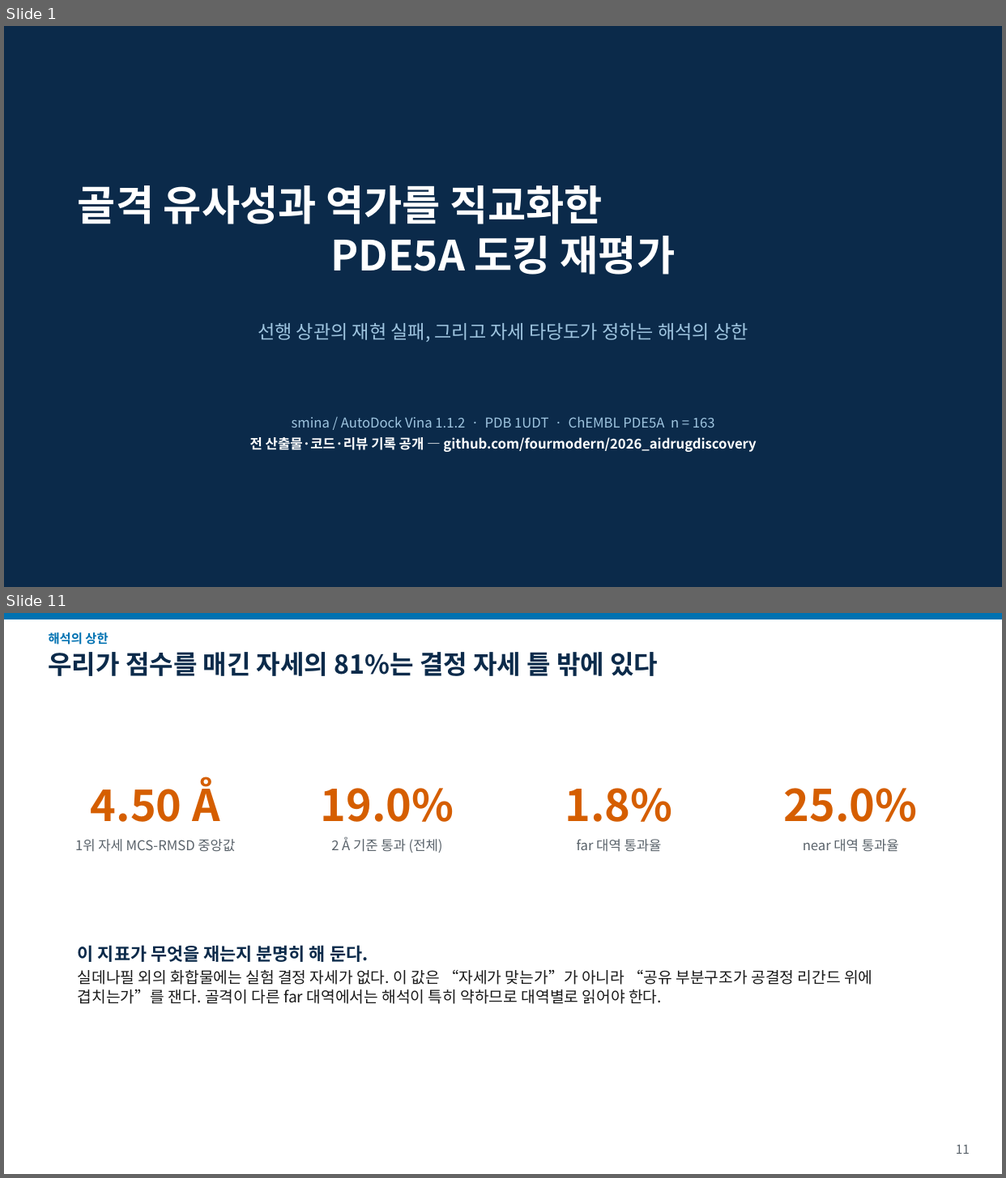
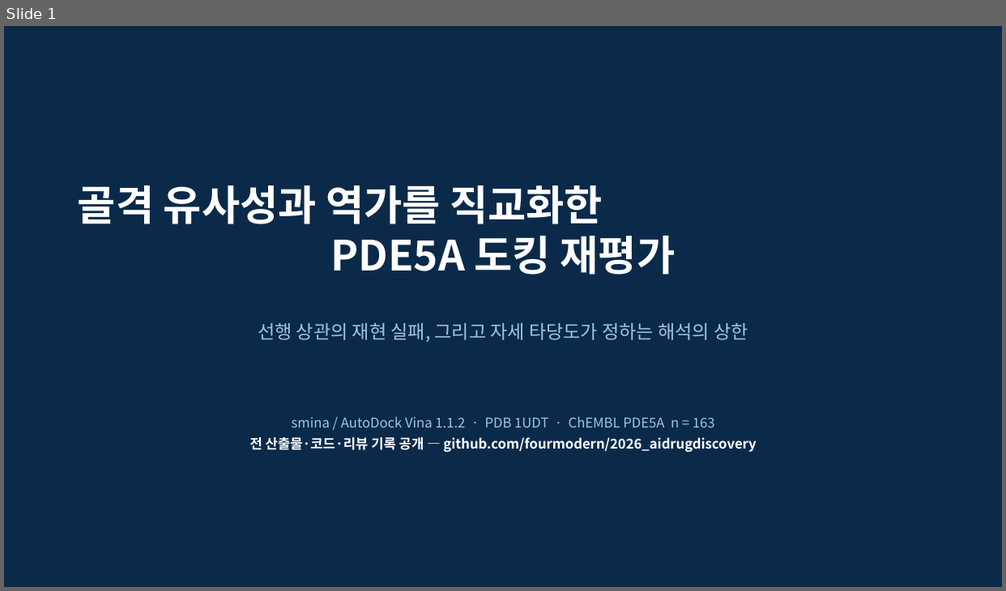
Before and after one commit to fourmodern/2026_aidrugdiscovery, a slide deck: Day06_LLM_Agent/pde5_harness/sample_run/report/docs/talk_16x9.pptx. Shown one above the other, each under a label of ours: slides 1 and 11 before the commit, slide 1 after it; the slides between them are not shown. The pictures are 1006x1178 and 1006x591 pixels, drawn with LibreOffice and Linux fonts; fonts in the diff are those of the drawing. Boxes give left, top, right and bottom in pixels: in the first picture for what was removed or moved away, otherwise in the second. Text is boxed around its words. In the diff, an @@ line names an element or a change of style, - is before the commit and + after.

```diff
--- a/Day06_LLM_Agent/pde5_harness/sample_run/report/docs/talk_16x9.pptx
+++ b/Day06_LLM_Agent/pde5_harness/sample_run/report/docs/talk_16x9.pptx
@@ slide 11 removed at (4, 613, 1002, 1174), background #FFFFFF @@
@@ rectangle removed at (4, 613, 1002, 619) @@
@@ text removed at (49, 632, 108, 645) @@
-해석의 상한
@@ text removed at (49, 652, 658, 676) @@
-우리가 점수를 매긴 자세의 81%는 결정 자세 틀 밖에 있다
@@ text removed at (91, 777, 220, 822) @@
-4.50 Å
@@ text removed at (321, 788, 454, 822) @@
-19.0%
@@ text removed at (565, 788, 673, 822) @@
-1.8%
@@ text removed at (784, 788, 918, 822) @@
-25.0%
@@ text removed at (75, 839, 235, 852) @@
-1위 자세 MCS-RMSD 중앙값
@@ text removed at (331, 837, 443, 853) @@
-2 Å 기준 통과 (전체)
@@ text removed at (577, 839, 662, 852) @@
-far 대역 통과율
@@ text removed at (803, 839, 899, 852) @@
-near 대역 통과율
@@ text removed at (78, 945, 872, 1004) @@
-이 지표가 무엇을 재는지 분명히 해 둔다.
-실데나필 외의 화합물에는 실험 결정 자세가 없다. 이 값은 “자세가 맞는가”가 아니라 “공유 부분구조가 공결정 리간드 위에 겹치는가”를 잰다. 골격이 다른 far 대역에서는 해석이 특히 약하므로 대역별로 읽어야 한다.
@@ text removed at (956, 1144, 970, 1154) @@
-11
```
Also in this commit, not shown: 8 slides changed, 4 slides added, 3 other slides removed, 25 other files.
